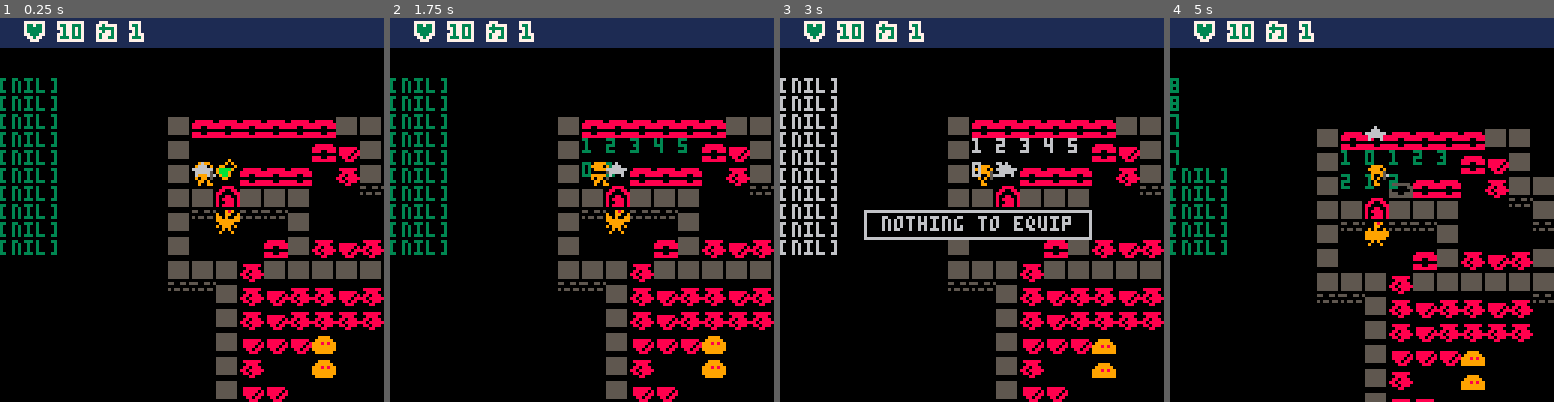
Above: before the commit, frames 1-4 (left to right).
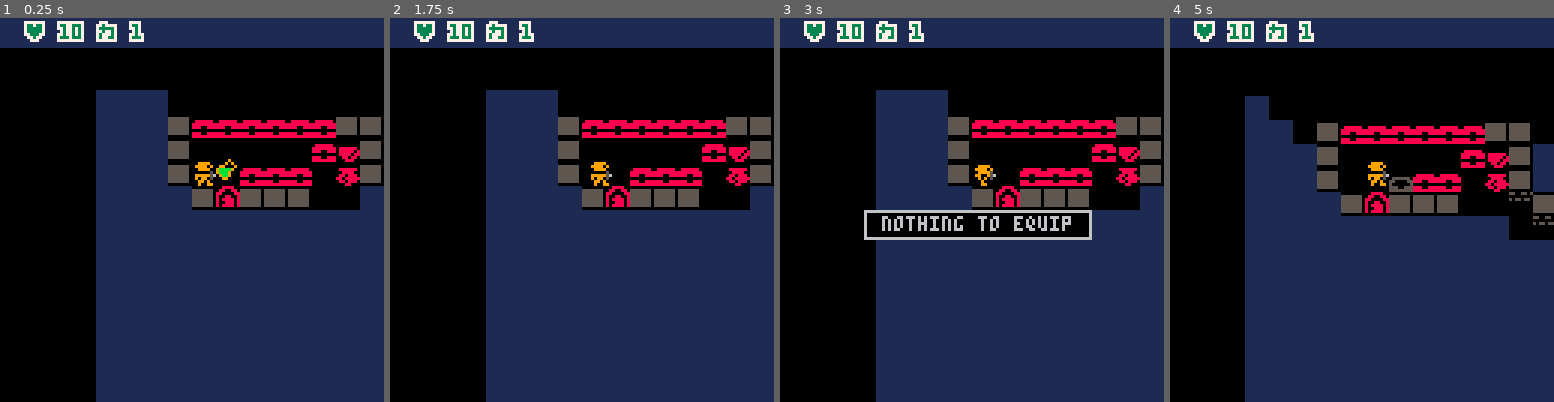
Above: after the commit, the same moments.

Repository: chebastian/picoabyss
Game: PICO-8 cartridge rouge.p8
Same seed, same stepped clock (60 frames per second), same inputs: the game is played once before the commit and once after it.
Inputs:
- Up to frame 1 (0.25 s): no input
- Up to frame 2 (1.75 s): tap X (X key) at 0.33, 1.07 s; tap O (Z key) at 0.7, 1.7 s; hold Right from 1.6 s (still down)
- Up to frame 3 (3 s): tap X (X key) at 1.85, 2.97 s; release Right at 2.1 s; tap O (Z key) at 2.1, 2.5, 2.9 s; hold Up 2.15-2.42 s; hold Right from 2.47 s (still down)
- Up to frame 4 (5 s): release Right at 3.03 s; hold Left 3.08-3.58 s; tap O (Z key) every 0.4 s from 3.3 to 4.9 s; hold Down 3.63-3.97 s; hold Right 4.02-4.68 s; tap X (X key) at 4.08 s; hold Up from 4.73 s (still down)

The runs differ from the first frame. In frame 1, 47% of the frame differs, in the area x 0-100%, y 15-100%; in frame 2, 47%; in frame 3, 43%; in frame 4, 51%.

Commit message:
naive los

Diff:
--- a/rouge.p8
+++ b/rouge.p8
@@ -7,7 +7,7 @@
  _dbg = {}
 	_wnd = {}
 
-	_drw_dbg = true
+	_drw_dbg = false
 	_upd = upd_game
 	_drw = drw_game
 	push_upd(upd_game)
@@ -414,6 +414,8 @@
   end
  end
 
+ blackout()
+
  drw_dmg()
  camera(0,0)
  drw_hud()
@@ -441,6 +443,30 @@
            " カ " .. _plyr.atk,p(8,2),3,7)
 end
 
+function blackout()
+ local mw = 15
+ local mh = 15
+	local los = {}
+ for x=0,mw do
+	 for y=0,mh do
+	  if not line_of_sight(_plyr.pos,p(x,y)) then
+	  else
+    los[ptoi(p(x,y))]=true
+	  	for d in all(dirs) do
+     los[ptoi(p(x+d.x,y+d.y))] = true
+	  	end
+	  end
+ 	end
+ end
+
+ for x=0,mw do
+	 for y=0,mh do
+	  if not los[ptoi(p(x,y))] then
+   	drw_rectf(x*8,y*8,8,8,1)
+	  end
+		end
+	end
+end
 -->8
 -- ent
 
@@ -1002,18 +1028,18 @@
  return ptoi(ent.pos)
 end
 
---function arr_cont(arr,a,cmp)
--- return arr_find(arr,a,cmp) != nil
---end
---
---function arr_find(arr,a,cmp)
--- for it in all(arr) do
---  if cmp(a,it) then
---   return it
---  end
--- end
--- return nil
---end
+function arr_cont(arr,a,cmp)
+ return arr_find(arr,a,cmp) != nil
+end
+
+function arr_find(arr,a,cmp)
+ for it in all(arr) do
+  if cmp(a,it) then
+   return it
+  end
+ end
+ return nil
+end
 
 function lerp(a,b,d)
 	if(d >= 1.0) return b
@@ -1065,8 +1091,17 @@
  return anim.f[pl.frame_i%#anim.f+1]
 end
 
+-- note this expects
+-- b to wrap a point in po
 function cmp_p(a,b)
+assert(a != nil, "a is nil")
+assert(b != nil, "b is nil")
  return a.x == b.po.x and a.y == b.po.y
+end
+
+-- straight poitn compare
+function cmp_po(a,b)
+ return a.x == b.x and a.y == b.y
 end
 
 function flood_fill(po,nxt,ocp)
@@ -1112,6 +1147,61 @@
  return found
 end
 
+function pline(x1,y1,x2,y2)
+ local dx,dy = abs(x2-x1),
+ 													 abs(y2 - y1)
+ local signx,signy = 1,1
+ local derr = dx*0.5
+ local px,py = x1,y1
+ if( dy > dx)  derr = -dy * 0.5
+
+ if( x2 < x1 ) signx = -1
+ if (y2 < y1)  signy = -1
+
+
+ local points = {
+ }
+ while true do
+ 	add(points,{x=px,y=py})
+
+ 	if px == x2 and py == y2 then
+ 	  return points
+ 	end
+
+ 	if derr > -dx then
+ 		derr -= dy
+ 		px += signx
+ 	end
+
+ 	-- check again, what happens without
+ 	if px == x2 and py == y2 then
+   	add(points,{x=px,y=py})
+ 	  return points
+ 	end
+
+	 if derr < dy then
+	  derr += dx
+	  py += signy
+	 end
+
+ 		-- check again, what happens without
+ 	if px == x2 and py == y2 then
+	  	add(points,{x=px,y=py})
+ 	  return points
+ 	end
+ end
+end
+
+function line_of_sight(a,b)
+ local l = pline(a.x,a.y,b.x,b.y)
+ for _p in all(l) do
+  if chk_tile(_p,2) then
+   return false
+  end
+ end
+
+ return true
+end
 -->8
 -- todo
 
@@ -1401,7 +1491,7 @@
 
 
 __gff__
-0001000000000000000300030003000300000000000000000000000300030000000101000000000000000000000000000000000000000000000000000000000000000000000000000000000000000000000000000000000000000000000000000000000000000000000000000000000000000000000000000000000000000000
+0005000000000000000700030003000300000000000000000000000300030000000101000000000000000000000000000000000000000000000000000000000000000000000000000000000000000000000000000000000000000000000000000000000000000000000000000000000000000000000000000000000000000000
 0000000000000000000000000000000000000000000000000000000000000000000000000000000000000000000000000000000000000000000000000000000000000000000000000000000000000000000000000000000000000000000000000000000000000000000000000000000000000000000000000000000000000000
 __map__
 0018000000000000000000000000000000000000000000000000000000000000000000000000000000000000000000000000000000000000000000000000000000000000000000000000000000000000000000000000000000000000000000000000000000000000000000000000000000000000000000000000000000000000
